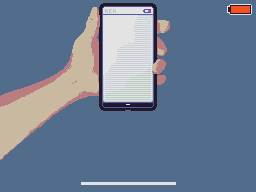
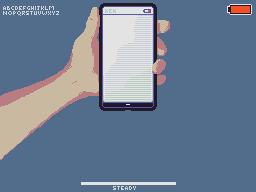
Comparing the layer stacks of the two 256px x 192px images. Changes:
added layer "Layer 16" in group "PhoneScreen" over [113, 186, 136, 190]
showed "abc" over [3, 6, 59, 16]
